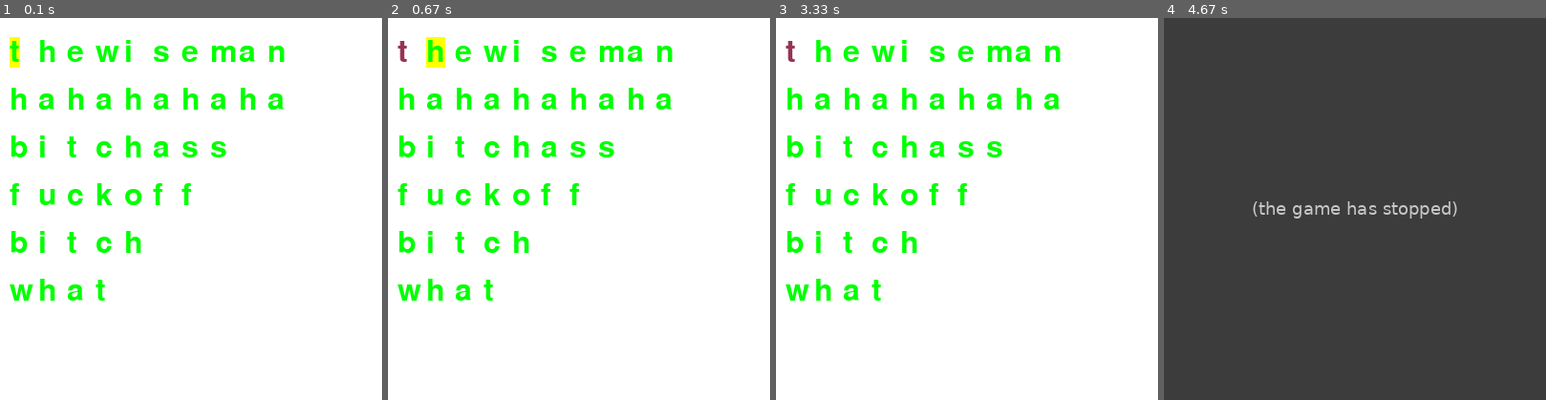
Above: before the commit, frames 1-4 (left to right).
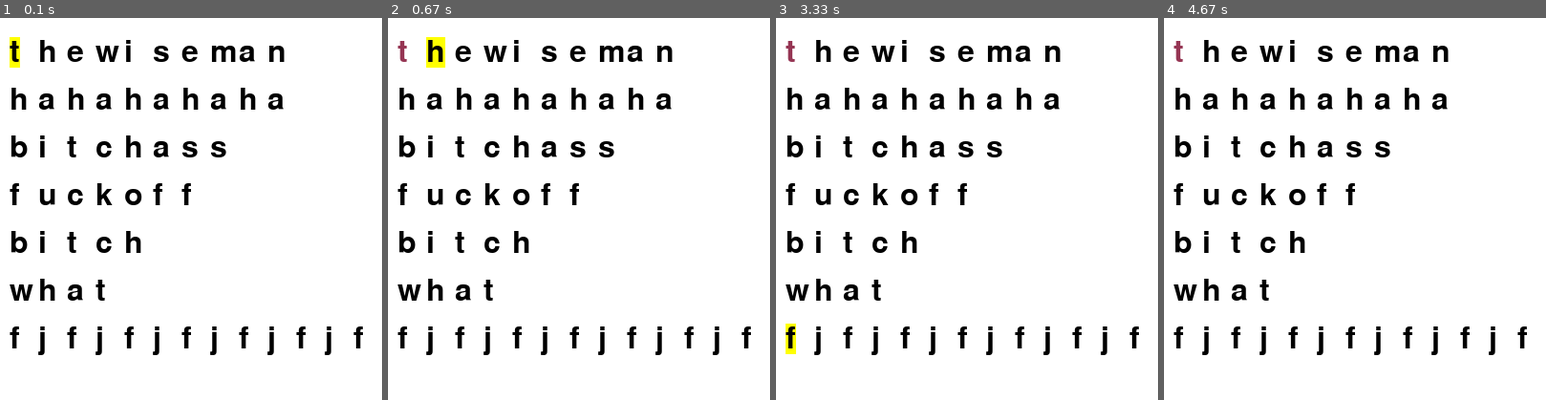
Above: after the commit, the same moments.

Repository: classTheTester/finalProject
Game: pygame game, started from newShit/hahahaha.py
Two runs of this game, one before a commit and one after it. Both use one fixed random seed, a clock stepped at 60 frames per second and the inputs below.
Inputs:
- Up to frame 1 (0.1 s): no input
- Up to frame 2 (0.67 s): tap Enter at 0.33 s
- Up to frame 3 (3.33 s): tap Space at 0.67, 1.13, 1.63, 2, 2.5, 3.07 s
- Up to frame 4 (4.67 s): tap Space at 3.48 s

The runs differ from the first frame. In frame 1, 6.8% of the frame differs, in the area x 2-95%, y 5-89%; in frame 2, 6.7%; in frame 3, 6.9%; in frame 4, 100%, in the area x 0-100%, y 0-100%.
Error before the commit: IndexError: list index out of range (hahahaha.py line 97); the game stopped at 3.5 s (later frames are placeholders)

Commit message:
Update hahahaha.py

Diff:
--- a/newShit/hahahaha.py
+++ b/newShit/hahahaha.py
@@ -3,6 +3,7 @@
 green = (0, 255, 0)
 red = (149, 53, 83)
 yellow = (255,255,0)
+black = (0, 0, 0)
 totalLetters = 0
 mistakes = 0
 import pygame
@@ -41,7 +42,7 @@
 
 # create a text surface object,
 # on which text is drawn on it.
-words = ['thewiseman', 'hahahahaha', 'bitchass', 'fuckoff', 'bitch', 'what']
+words = ['thewiseman', 'hahahahaha', 'bitchass', 'fuckoff', 'bitch', 'what', 'fjfjfjfjfjfjfj']
 
 # create a rectangular object for the
 # text surface object
@@ -51,7 +52,7 @@
 # infinite loop
 listOfShit = []
 for i in words:
-    listOfShit.append([green]* len(i))
+    listOfShit.append([black]* len(i))
 k = 0
 counter = 0
 while True:
@@ -105,6 +106,7 @@
                 print(letterDict.get(str(keyMapping.index(1)+1)))
                 if letterDict.get(str(keyMapping.index(1)+1)) == letter:
                     print('fuck yeah')
+                    listOfShit[counter][k] = green
                 else:
                     listOfShit[counter][k] = red
                     mistakes += 1
